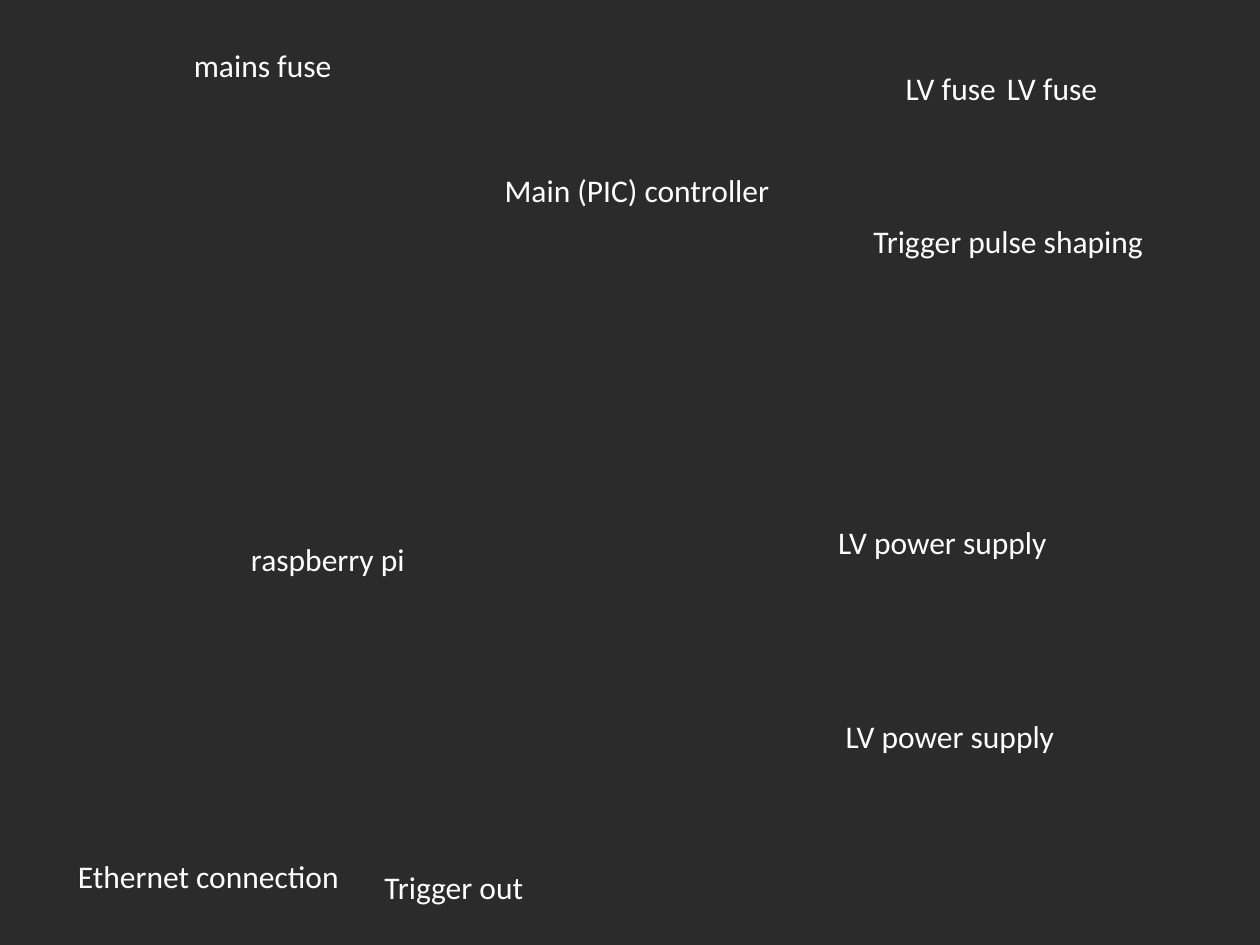
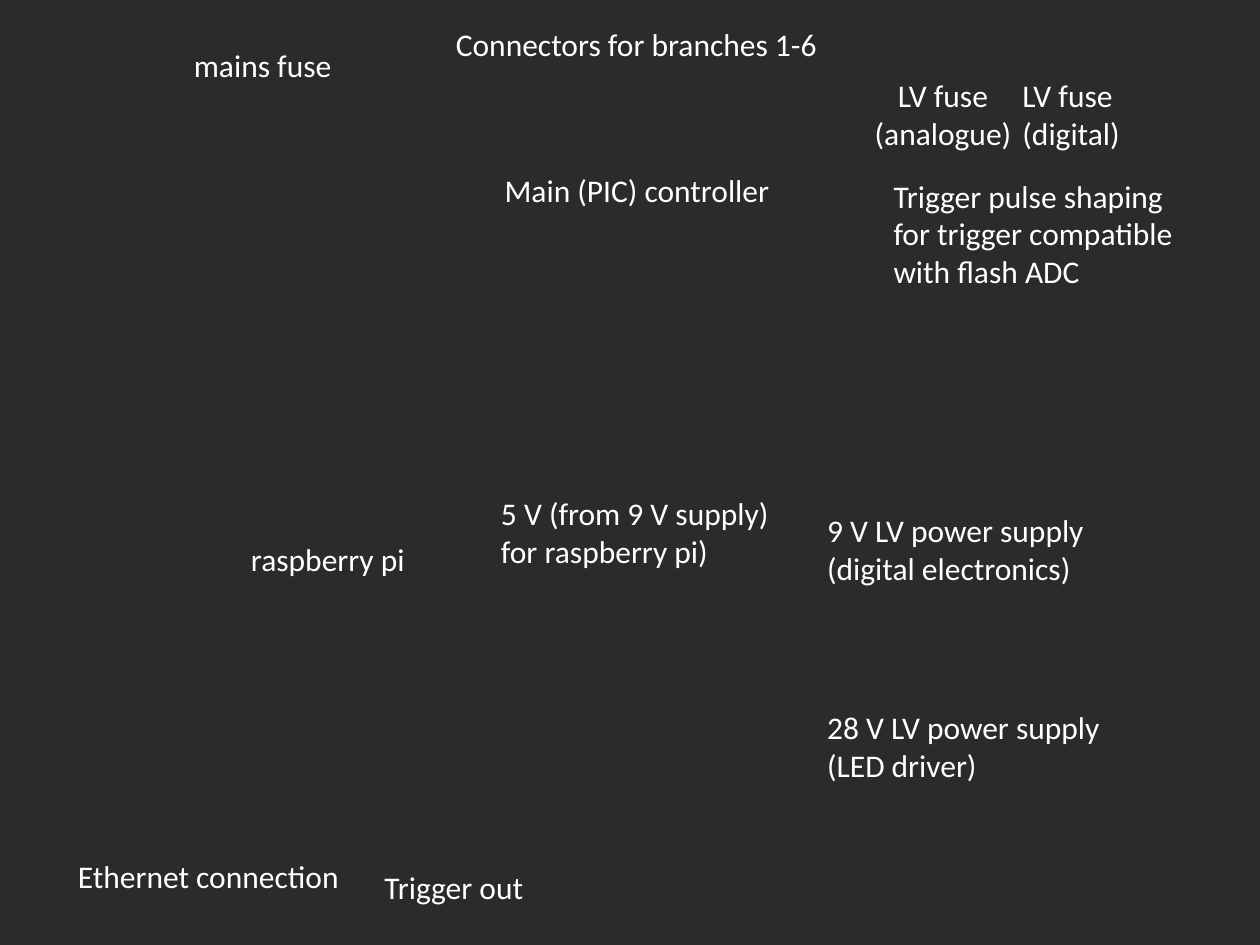
Before and after one commit to sjmpeeters/JSNS2_nanopulser_manual, a slide deck: slide 1 of figures/controlbox.pptx. Drawn at 1260x945 pixels with LibreOffice and Linux fonts; fonts in the diff are those of the drawing; background and template pictures are left out; a plain dark background stands for a picture behind light text. Boxes give left, top, right and bottom in pixels: in the first picture for what was removed or moved away, otherwise in the second. Text is boxed around its words. In the diff, an @@ line names an element or a change of style, - is before the commit and + after.

Commit message:
Added information pulser performance, added appendix with drawings and updates to several parts of the manual.

```diff
--- a/figures/controlbox.pptx
+++ b/figures/controlbox.pptx
@@ text added at bbox=[456, 34, 817, 57], 18 pt, text #FFFFFF @@
+Connectors for branches 1-6
@@ text at bbox=[875, 85, 1012, 151]: text changed @@
-LV fuse
+LV fuse
+(analogue)
@@ text "LV fuse": place and size @@
-text "LV fuse" at bbox=[1007, 78, 1097, 101]
+text "LV fuse" at bbox=[1022, 85, 1119, 151]
@@ text at bbox=[1022, 122, 1119, 151]: paragraph added @@
+(digital)
@@ text at bbox=[894, 186, 1172, 284]: text changed @@
-Trigger pulse shaping
+Trigger pulse shaping
+for trigger compatible
+with flash ADC
@@ text added at bbox=[501, 502, 768, 568], 18 pt, text #FFFFFF @@
+5 V (from 9 V supply)
+for raspberry pi)
@@ text at bbox=[827, 520, 1083, 586]: text changed @@
-LV power supply
+9 V LV power supply
+(digital electronics)
@@ text at bbox=[827, 717, 1099, 781]: text changed @@
-LV power supply
+28 V LV power supply
+(LED driver)
```
Also in this commit, not shown: 10 other files.
